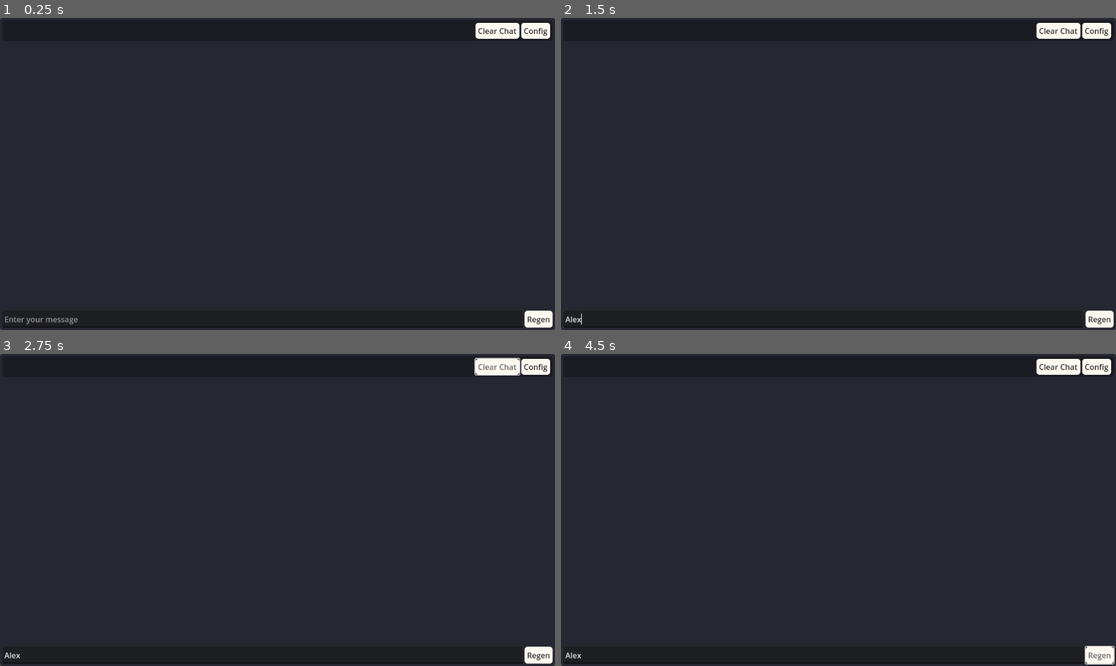
Above: before the commit, frames 1-4 (two rows, left to right).
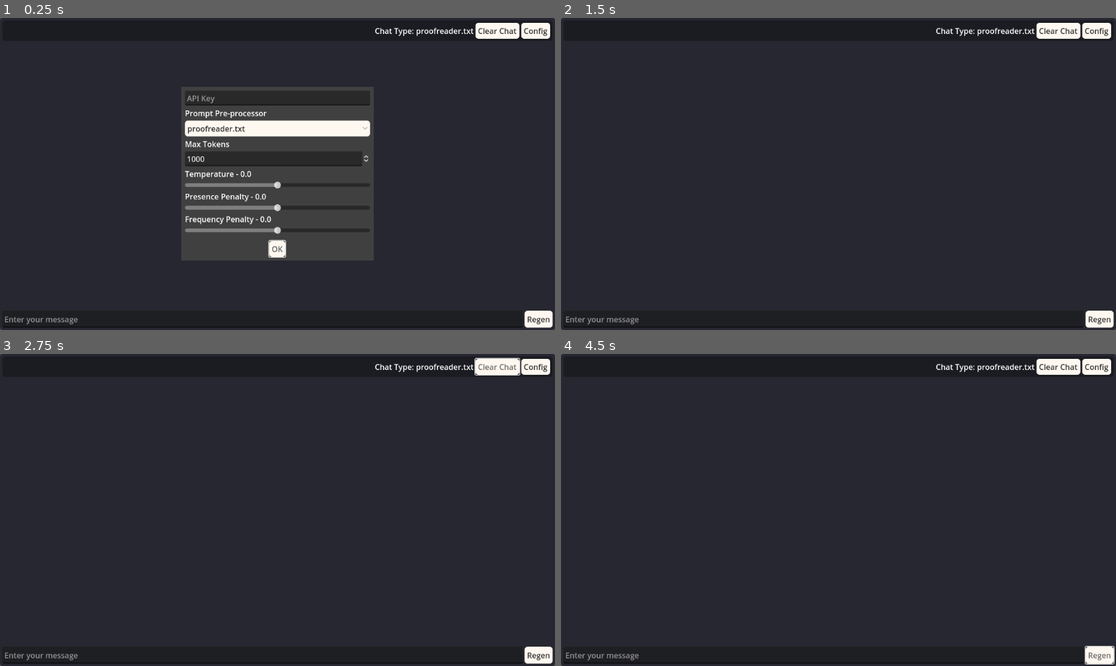
Above: after the commit, the same moments.

Repository: CDcruzCode/Quasai-GPT-Client
Game: Godot game, scene res://main_chat.tscn
Two runs of this game, one before a commit and one after it. Both use one fixed random seed, a clock stepped at 60 frames per second and the inputs below.
Inputs (mouse positions are in pixels of both pictures, inside the frame that each line leads up to):
- Up to frame 1 (0.25 s): no input
- Up to frame 2 (1.5 s): click (821, 320) at 0.52 s; type "Alex" at 0.6 s; click (838, 248) at 1.25 s, where only the run after the commit has a clickable "OK"
- Up to frame 3 (2.75 s): click "Clear Chat" at 2 s
- Up to frame 4 (4.5 s): click "Regen" at 2.75 s; click "Clear Chat" at 3.5 s; click "Regen" at 4.25 s

The runs differ from the first frame. In frame 1, 16% of the frame differs, in the area x 32-86%, y 3-78%; in frame 2, 0.3%; in frame 3, 0.3%; in frame 4, 0.3%.

Commit message:
Add files via upload

Diff:
--- a/main_chat.tscn
+++ b/main_chat.tscn
@@ -73,14 +73,21 @@
 text = "Regen"
 
 [node name="config_popup" type="AcceptDialog" parent="."]
-size = Vector2i(400, 326)
+size = Vector2i(400, 361)
 visible = true
+borderless = true
 
 [node name="vbox" type="VBoxContainer" parent="config_popup"]
 offset_left = 8.0
 offset_top = 8.0
 offset_right = 392.0
-offset_bottom = 275.0
+offset_bottom = 310.0
+
+[node name="api_key" type="LineEdit" parent="config_popup/vbox"]
+layout_mode = 2
+placeholder_text = "API Key"
+secret = true
+middle_mouse_paste_enabled = false
 
 [node name="prompt_text" type="Label" parent="config_popup/vbox"]
 layout_mode = 2
@@ -95,9 +102,10 @@
 
 [node name="max_tokens" type="SpinBox" parent="config_popup/vbox"]
 layout_mode = 2
-max_value = 10000.0
+min_value = 5.0
+max_value = 1000.0
 step = 5.0
-value = 4095.0
+value = 1000.0
 allow_greater = true
 
 [node name="temperature_text" type="Label" parent="config_popup/vbox"]
--- a/project.godot
+++ b/project.godot
@@ -12,6 +12,8 @@
 
 config/name="ChatGPT_client"
 run/main_scene="res://main_chat.tscn"
+config/use_custom_user_dir=true
+config/custom_user_dir_name="chatgpt_client"
 config/features=PackedStringArray("4.0", "GL Compatibility")
 config/icon="res://icon.svg"
 
--- a/scripts/chat.gd
+++ b/scripts/chat.gd
@@ -10,14 +10,22 @@
 
 @onready var config_popup = $config_popup
 @onready var config_button = $vbox/PanelContainer/hbox2/config
+@onready var api_key_input = $config_popup/vbox/api_key
 @onready var prompt_options = $config_popup/vbox/prompt_options
-@onready var max_tokens = $config_popup/vbox/max_tokens
+@onready var max_tokens_input = $config_popup/vbox/max_tokens
 @onready var temperature_text = $config_popup/vbox/temperature_text
-@onready var temperature = $config_popup/vbox/temperature
+@onready var temperature_slider = $config_popup/vbox/temperature
 @onready var presence_text = $config_popup/vbox/presence_text
-@onready var presence_penalty = $config_popup/vbox/presence_penalty
+@onready var presence_penalty_slider = $config_popup/vbox/presence_penalty
 @onready var frequency_text = $config_popup/vbox/frequency_text
-@onready var frequency_penalty = $config_popup/vbox/frequency_penalty
+@onready var frequency_penalty_slider = $config_popup/vbox/frequency_penalty
+
+var config = ConfigFile.new()
+var API_KEY:String
+var MAX_TOKENS:int = 1000
+var TEMPERATURE:float = 1.4
+var PRESENCE:float = 0.4
+var FREQUENCY:float = 1.0
 
 var bot_thinking:bool = false
 var chat_memory:PackedStringArray = []
@@ -26,28 +34,38 @@
 var user_color:Color = Color("5D8EAC")
 
 
-var prompt_types:PackedStringArray = [
-	"general_prompt",
-	"proofreader"
-]
+var prompt_types:PackedStringArray = []
 
 func _ready():
-	await get_tree().process_frame
-	openai = await OpenAIAPI.new(get_tree(), "https://api.openai.com/v1/chat/", load_file_as_string("res://API_KEY.txt"))
-
-	print("start")
-	openai.connect("request_success", _on_openai_request_success)
-	openai.connect("request_error", _on_openai_request_error)
-
 	user_input.gui_input.connect(user_gui)
 	loading.hide()
 	config_popup.hide()
 
 	config_button.pressed.connect(func(): config_popup.popup_centered())
-	prompt_options.item_selected.connect(func(): chat_label.text = "Chat Type: " + prompt_options.get_item_text(prompt_options.selected))
+	config_popup.confirmed.connect(save_config)
+
+	prompt_types = list_folders_in_directory("res://scripts/prompts/")
+
 	for p in prompt_types:
 		prompt_options.add_item(p)
-	prompt_options.select(0)
+
+	prompt_options.item_selected.connect(func(_i): chat_label.text = "Chat Type: " + prompt_options.get_item_text(prompt_options.selected))
+	chat_label.text = "Chat Type: " + prompt_options.get_item_text(prompt_options.selected)
+
+
+	if(!load_config()):
+		config_popup.popup_centered()
+		return
+
+	connect_openai()
+
+func connect_openai():
+	await get_tree().process_frame
+	openai = OpenAIAPI.new(get_tree(), "https://api.openai.com/v1/chat/", API_KEY)
+	#print("openai connected")
+	openai.connect("request_success", _on_openai_request_success)
+	openai.connect("request_error", _on_openai_request_error)
+
 
 func _on_openai_request_success(data):
 	print("Request succeeded:", data)
@@ -67,9 +85,57 @@
 	bot_thinking = false
 	chat_memory.append(reply)
 
+func load_config():
+
+	var err = config.load("user://settings.cfg")
+	if err != OK:
+		return false
+
+	API_KEY = config.get_value("Settings", "API_KEY")
+	MAX_TOKENS = config.get_value("Settings", "MAX_TOKENS")
+	TEMPERATURE = config.get_value("Settings", "TEMPERATURE")
+	PRESENCE = config.get_value("Settings", "PRESENCE")
+	FREQUENCY = config.get_value("Settings", "FREQUENCY")
+
+	api_key_input.text = API_KEY
+	max_tokens_input.value = MAX_TOKENS
+	temperature_slider.value = TEMPERATURE
+	presence_penalty_slider.value = PRESENCE
+	frequency_penalty_slider.value = FREQUENCY
+	print("config loaded")
+	return true
+
+func save_config():
+	config.set_value("Settings", "API_KEY", api_key_input.text)
+	config.set_value("Settings", "MAX_TOKENS", max_tokens_input.value)
+	config.set_value("Settings", "TEMPERATURE", temperature_slider.value)
+	config.set_value("Settings", "PRESENCE", presence_penalty_slider.value)
+	config.set_value("Settings", "FREQUENCY", frequency_penalty_slider.value)
+	config.save("user://settings.cfg")
+
+	if(openai == null):
+		API_KEY = api_key_input.text
+		MAX_TOKENS = max_tokens_input.value
+		TEMPERATURE = temperature_slider.value
+		PRESENCE = presence_penalty_slider.value
+		FREQUENCY = frequency_penalty_slider.value
+		connect_openai()
+
+
+
 func _on_openai_request_error(error_code):
-	print("Request failed with error code:", error_code)
-
+	printerr("Request failed with error code:", error_code)
+	bot_thinking = false
+	var new_msg:PanelContainer = message_box.instantiate()
+	new_msg.get_node("message_box").size_flags_horizontal = Control.SIZE_SHRINK_BEGIN
+	new_msg.get_node("message_box/msg").text = "An error occurred. Error Code: " + str(error_code)
+	new_msg.get_node("message_box").self_modulate = Color.DARK_RED
+	chat_log.add_child(new_msg)
+	loading.hide()
+	await get_tree().process_frame
+	chat_scroll.scroll_vertical = chat_scroll.get_v_scroll_bar().max_value
+
+#On ENTER pressed, send message instead of adding a new line.
 func user_gui(event:InputEvent):
 	if event is InputEventKey:
 		if event.keycode == KEY_ENTER && event.is_pressed() && !bot_thinking:
@@ -83,7 +149,7 @@
 	loading.show()
 	print("USER MSG: "+msg)
 
-	chat_memory.append("<USER> "+msg)
+	chat_memory.append("\n<USER> "+msg)
 
 
 	var new_msg = message_box.instantiate()
@@ -93,7 +159,7 @@
 	chat_log.add_child(new_msg)
 
 
-	var pre_msg = load_prompt(prompt_options.get_item_text(prompt_options.selected))
+	var pre_msg = load_file_as_string("res://scripts/prompts/" + prompt_options.get_item_text(prompt_options.selected))
 	for m in chat_memory:
 		pre_msg += m + "\n"
 
@@ -101,26 +167,18 @@
 	var data = {
 	"model": model,
 	"messages": [{"role": role, "content": pre_msg}],
-	"temperature": 1.0,
-	"presence_penalty": 0.4,
-	"frequency_penalty": 1.0,
+	"max_tokens": MAX_TOKENS,
+	"temperature": TEMPERATURE,
+	"presence_penalty": PRESENCE,
+	"frequency_penalty": FREQUENCY,
 	"stream": false
 	}
+	print(data)
 	print(pre_msg)
 	openai.make_request("completions", HTTPClient.METHOD_POST, data)
 
-
-
-func load_prompt(prompt):
-	var file = FileAccess.open("res://scripts/prompts/" + prompt + ".txt", FileAccess.READ)
-	var content : String
-	if file != null:
-		content = file.get_as_text()
-		file = null
-		return content
-	else:
-		return "error"
-		#return "[load_file_as_string] FILE DID NOT OPEN"
+	await get_tree().process_frame
+	chat_scroll.scroll_vertical = chat_scroll.get_v_scroll_bar().max_value
 
 
 func load_file_as_string(path):
@@ -133,3 +191,17 @@
 	else:
 		return "error"
 		#return "[load_file_as_string] FILE DID NOT OPEN"
+
+func list_folders_in_directory(path):
+	var files:PackedStringArray = []
+	var dir = DirAccess.open(path)
+	if dir != null:
+		dir.list_dir_begin()
+		while true:
+			var file = dir.get_next()
+			if file == "":
+				break
+			elif !file.begins_with("."):
+				files.append(file)
+		dir.list_dir_end()
+	return files
Not shown, changed: scripts/prompts/general_prompt.txt
Not shown, changed: scripts/prompts/proofreader.txt
Not shown, added: scripts/prompts/stacey_bot.txt
Not shown, added: scripts/prompts/ted_bot.txt
